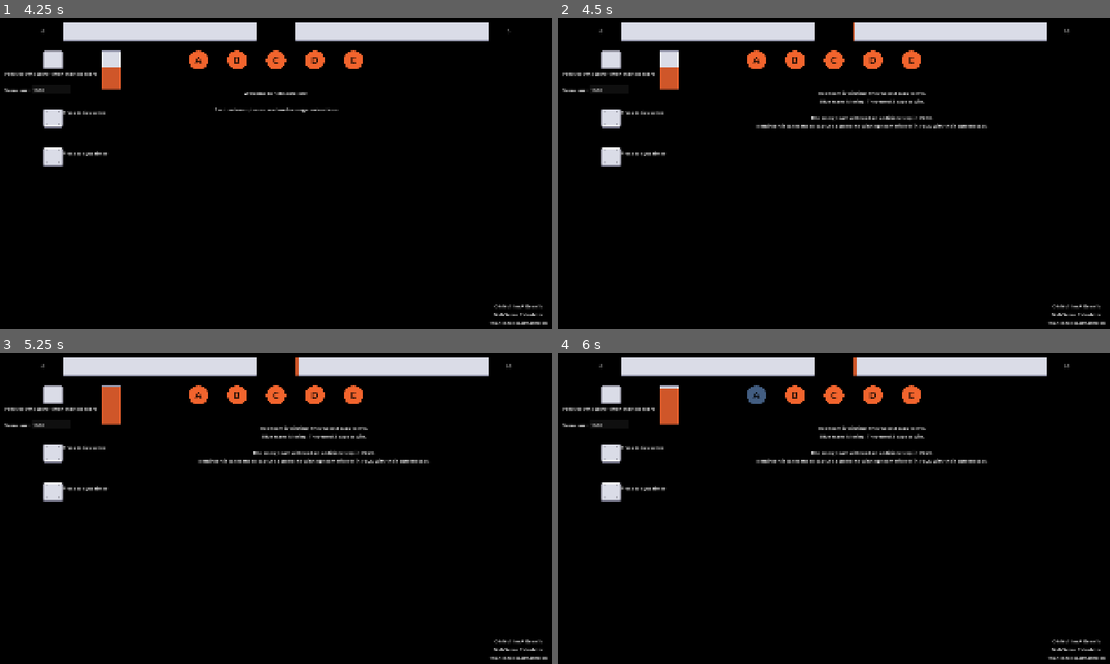
Above: before the commit, frames 1-4 (two rows, left to right).
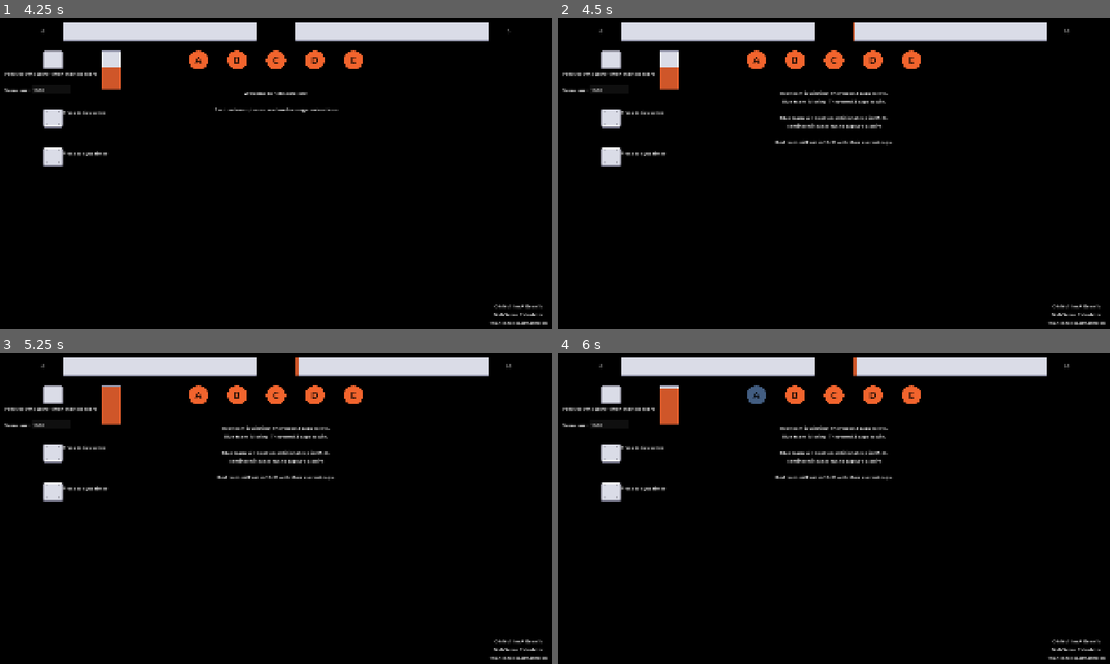
Above: after the commit, the same moments.

Repository: matthew-cavener/neb-control-score-calculator
Game: Godot game, scene res://scenes/main.tscn
The game is run twice, just before and just after one commit, with the same random seed, the same clock (stepped at 60 frames per second) and the same inputs.
Inputs (mouse positions are in pixels of both pictures, inside the frame that each line leads up to):
- Up to frame 1 (4.25 s): click "A" at 0.5 s; click "B" at 1.25 s; click "C" at 2 s; click "D" at 2.75 s; click "E" at 3.5 s
- Up to frame 2 (4.5 s): click (613, 117) at 4.25 s
- Up to frame 3 (5.25 s): click (55, 393) at 5 s
- Up to frame 4 (6 s): click "A" at 5.75 s

Frame 1 is identical in both runs. In frame 2, 1.2% of the frame differs, in the area x 35-78%, y 23-42%; in frame 3, 1.2%; in frame 4, 1.2%.

Commit message:
handle neutral caps

Diff:
--- a/godot/scenes/control_point.gd
+++ b/godot/scenes/control_point.gd
@@ -16,10 +16,12 @@
         ControlledByTeam.NONE:
             controlled_by = ControlledByTeam.RED
             self.modulate = Constants.RED_RGB
+            remove_from_group("neutral_point")
             add_to_group("red_point")
         ControlledByTeam.RED:
             controlled_by = ControlledByTeam.BLUE
             self.modulate = Constants.BLUE_RGB
+            remove_from_group("neutral_point")
             remove_from_group("red_point")
             add_to_group("blue_point")
         ControlledByTeam.BLUE:
--- a/godot/scenes/main.gd
+++ b/godot/scenes/main.gd
@@ -25,7 +25,7 @@
     var blue_score = int($BlueTeamScore.text) + blue_caps * Constants.SCORE_PER_CAP_POINT
 
     update_scores(red_score, blue_score)
-    update_victory_conditions(red_score, blue_score, red_caps, blue_caps)
+    update_victory_conditions(red_score, blue_score, red_caps, blue_caps, neutral_caps)
 
 func update_scores(red_score: int, blue_score: int) -> void:
     $RedTeamScore.text = str(red_score)
@@ -33,14 +33,14 @@
     $BlueTeamScore.text = str(blue_score)
     $ProgressBarBlue.texture_bar_fill_fraction = blue_score / float(score_limit)
 
-func update_victory_conditions(red_score: int, blue_score: int, red_caps: int, blue_caps: int) -> void:
+func update_victory_conditions(red_score: int, blue_score: int, red_caps: int, blue_caps: int, neutral_caps: int) -> void:
     var points_to_red_victory = score_limit - red_score
     var points_to_blue_victory = score_limit - blue_score
 
     time_to_red_victory = calculate_time_to_win(points_to_red_victory, red_caps)
     time_to_blue_victory = calculate_time_to_win(points_to_blue_victory, blue_caps)
 
-    var caps_needed = calculate_caps_needed_to_win(red_score, blue_score)
+    var caps_needed = calculate_caps_needed_to_win(red_score, blue_score, neutral_caps)
     var red_caps_needed = caps_needed["red_caps_needed"]
     var blue_caps_needed = caps_needed["blue_caps_needed"]
 
@@ -52,7 +52,7 @@
     else:
         approx_time_to_additional_cap_needed = convert_seconds_to_minutes_seconds(
             calculate_time_until_additional_cap_needed(
-                red_score, blue_score, red_caps, blue_caps, red_caps_needed, blue_caps_needed
+                red_score, blue_score, red_caps, blue_caps, neutral_caps, red_caps_needed, blue_caps_needed
             )
         )
 
@@ -78,39 +78,40 @@
 
     var additional_cap_message = ""
     if approx_time_to_additional_cap_needed != "N/A":
-        additional_cap_message = "The losing team will need an additional cap in %s.\nReminder: it takes 60s to capture a point" % approx_time_to_additional_cap_needed
+        additional_cap_message = "%s team will need an additional cap in %s.\nReminder: it takes 60s to capture a point\n\n" % [projected_loser, approx_time_to_additional_cap_needed]
 
-    var winning_time_message = "The winning team will win in %s with their current caps.\n" % convert_seconds_to_minutes_seconds(int(winning_time))
+    var winning_time_message = "%s team will win in %s with their current caps.\n" % [winning_team, convert_seconds_to_minutes_seconds(int(winning_time))]
 
     $VictoryConditionsLabel.text = winning_message + losing_message + additional_cap_message + winning_time_message
 
 func calculate_time_to_win(points_to_victory: int, caps: int) -> float:
     return (points_to_victory * Constants.SCORE_TIMER_INTERVAL) / (caps * Constants.SCORE_PER_CAP_POINT) if caps > 0 else INF
 
-func calculate_caps_needed_to_win(red_score: int, blue_score: int) -> Dictionary:
+func calculate_caps_needed_to_win(red_score: int, blue_score: int, neutral_caps: int) -> Dictionary:
     var total_capture_points = Constants.CAPTURE_POINTS
     return {
-        "red_caps_needed": calculate_team_caps_needed(red_score, blue_score, total_capture_points),
-        "blue_caps_needed": calculate_team_caps_needed(blue_score, red_score, total_capture_points)
+        "red_caps_needed": calculate_team_caps_needed(red_score, blue_score, total_capture_points, neutral_caps),
+        "blue_caps_needed": calculate_team_caps_needed(blue_score, red_score, total_capture_points, neutral_caps)
     }
 
-func calculate_team_caps_needed(team_score: int, opponent_score: int, total_capture_points: int) -> int:
-    for caps in range(1, total_capture_points + 1):
-        var numerator = (score_limit - team_score) * total_capture_points
+func calculate_team_caps_needed(team_score: int, opponent_score: int, total_capture_points: int, neutral_caps: int) -> int:
+    var available_caps = total_capture_points - neutral_caps
+    for caps in range(1, available_caps + 1):
+        var numerator = (score_limit - team_score) * available_caps
         var denominator = (score_limit - team_score) + (score_limit - opponent_score)
         if caps > numerator / denominator if denominator != 0 else 0:
             return caps
-    return total_capture_points
+    return available_caps
 
 func calculate_time_until_additional_cap_needed(
-    red_score: int, blue_score: int, red_caps: int, blue_caps: int, current_red_caps_needed: int, current_blue_caps_needed: int
+    red_score: int, blue_score: int, red_caps: int, blue_caps: int, neutral_caps: int, current_red_caps_needed: int, current_blue_caps_needed: int
 ) -> float:
     var time_elapsed = 0.0
     var red_current_score = red_score
     var blue_current_score = blue_score
 
     while time_elapsed < max_time:
-        var caps_needed = calculate_caps_needed_to_win(red_current_score, blue_current_score)
+        var caps_needed = calculate_caps_needed_to_win(red_current_score, blue_current_score, neutral_caps)
         if projected_loser == "Red" and caps_needed["red_caps_needed"] > current_red_caps_needed:
             return time_elapsed
         elif projected_loser == "Blue" and caps_needed["blue_caps_needed"] > current_blue_caps_needed:
